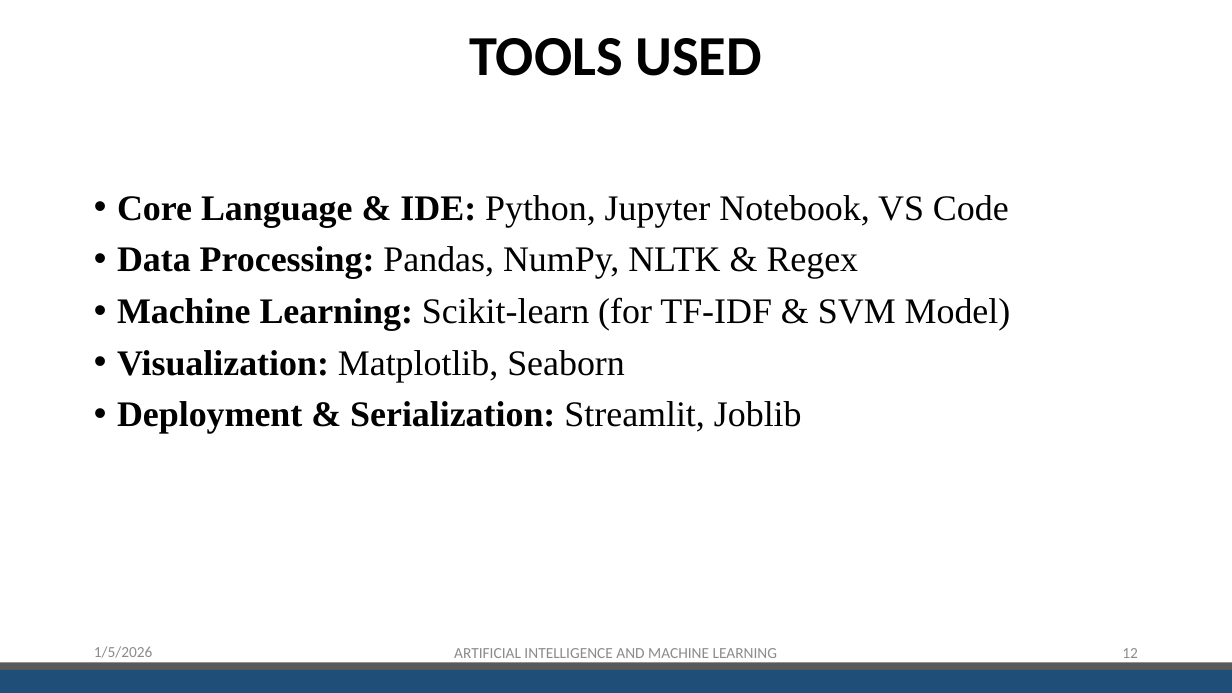
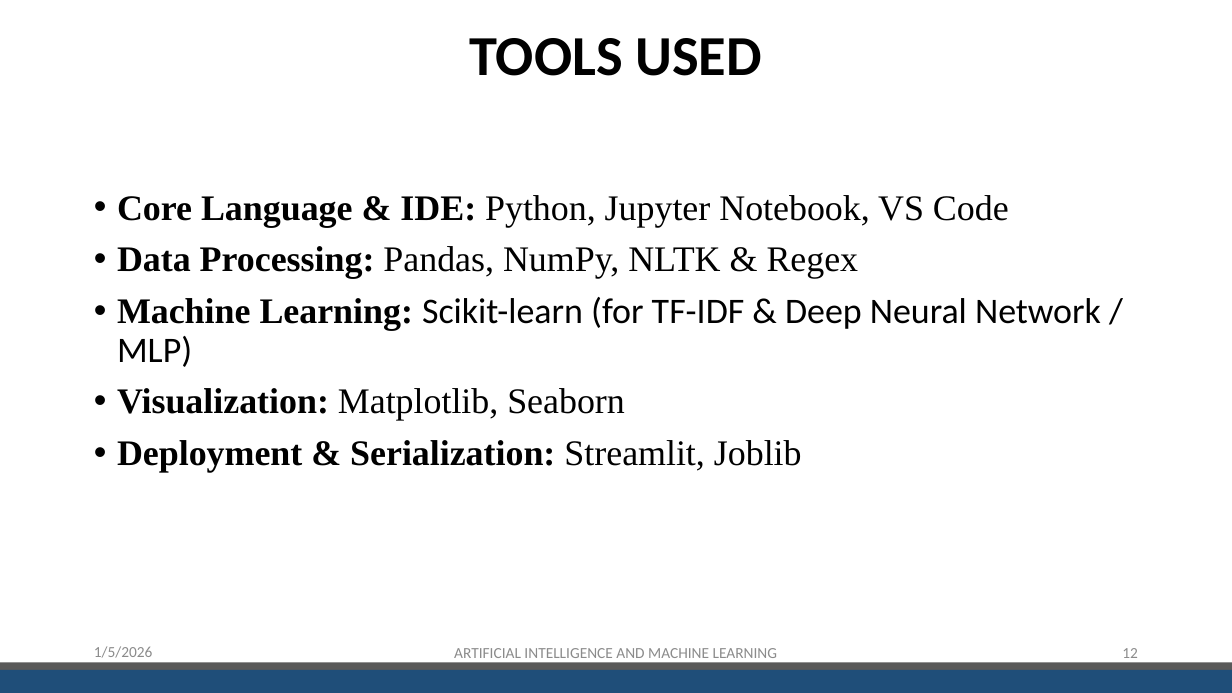
Before and after one commit to RajeevRayagada/fake-job-detection, a slide deck: slide 12 of SecondReview.pptx. Drawn at 1232x693 pixels with LibreOffice and Linux fonts; fonts in the diff are those of the drawing; background and template pictures are left out. Boxes give left, top, right and bottom in pixels: in the first picture for what was removed or moved away, otherwise in the second. Text is boxed around its words. In the diff, an @@ line names an element or a change of style, - is before the commit and + after.

Commit message:
Upgrade to V3.0: Migrated from SVM to MLP (Deep Neural Network) | 98.43% Accuracy

```diff
--- a/SecondReview.pptx
+++ b/SecondReview.pptx
@@ text at bbox=[117, 297, 1101, 367]: text changed; font Times New Roman to Calibri @@
-• Machine Learning: Scikit-learn (for TF-IDF & SVM Model)
+• Machine Learning: Scikit-learn (for TF-IDF & Deep Neural Network / MLP)
```
Also in this commit, not shown: 5 other slides changed, 3 other files.
